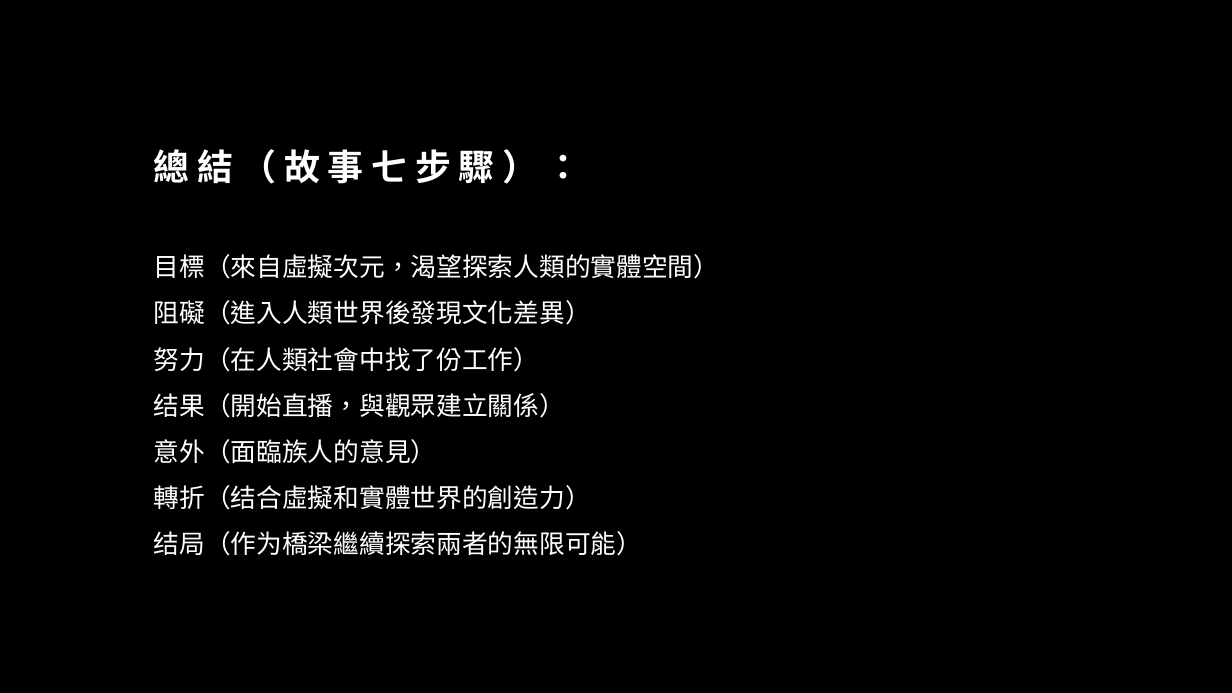
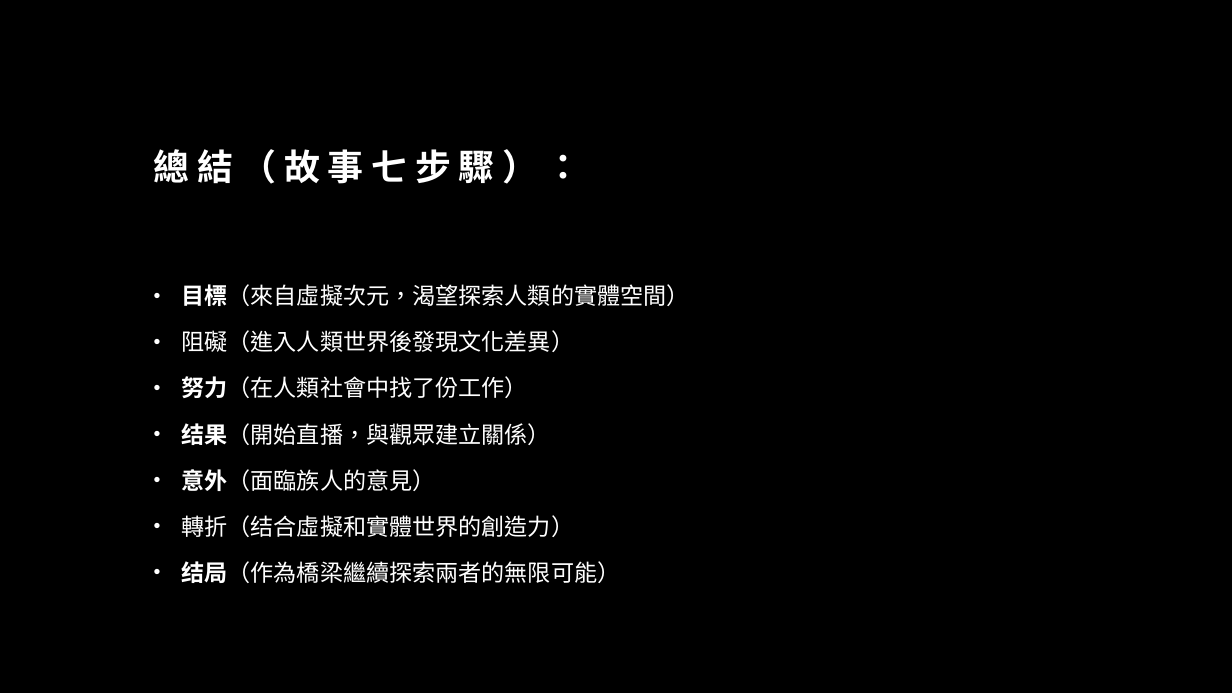
Before and after one commit to CornuDev/ca2024f, a slide deck: slide 9 of hw01.pptx. Drawn at 1232x693 pixels with LibreOffice and Linux fonts; fonts in the diff are those of the drawing. Boxes give left, top, right and bottom in pixels: in the first picture for what was removed or moved away, otherwise in the second. Text is boxed around its words. In the diff, an @@ line names an element or a change of style, - is before the commit and + after.

```diff
--- a/hw01.pptx
+++ b/hw01.pptx
@@ text at [181, 284, 689, 537]: size 20 to 18 pt, font Arial to Roboto in "目標（來自虛擬次元，渴望探索人類的實體空間）", "阻礙（進入人類世界後發現文化差異）", "努力（在人類社會中找了份工作）", "结果（開始直播，與觀眾建立關係）" and 2 more places; bold on in "目標（來自虛擬次元，渴望探索人類的實體空間）", "努力（在人類社會中找了份工作）", "结果（開始直播，與觀眾建立關係）", "意外（面臨族人的意見）"; bullet none to •; line spacing 1.5 to 1.2; more space between paragraphs @@
@@ text at [181, 561, 620, 583]: text changed; size 20 to 18 pt; font Arial to Roboto @@
-结局（作为橋梁繼續探索兩者的無限可能）
+• 结局（作為橋梁繼續探索兩者的無限可能）
```
Also in this commit, not shown: 7 other slides changed, 1 other file.
